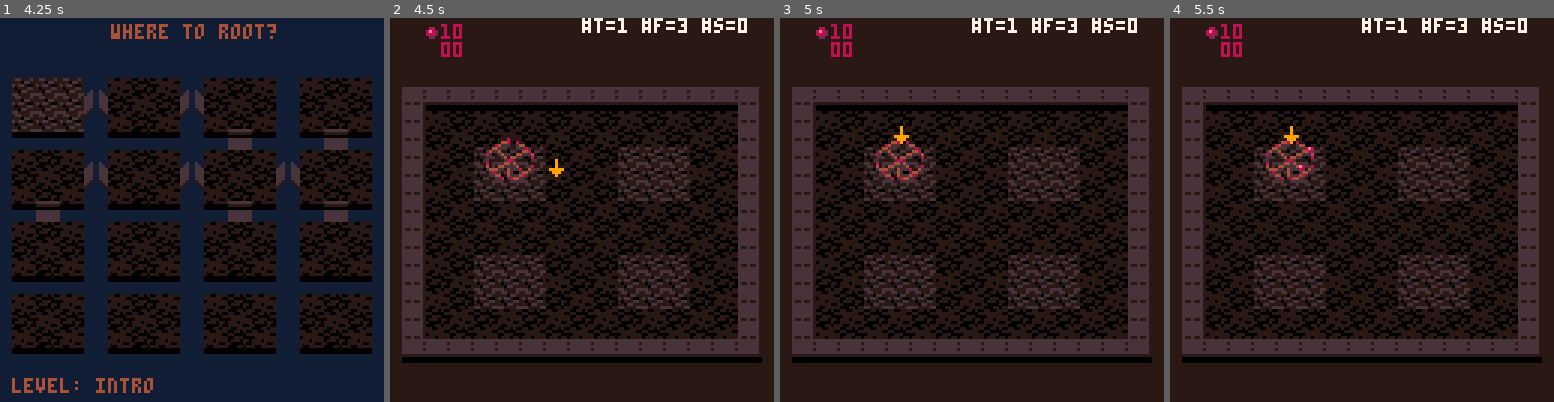
Above: before the commit, frames 1-4 (left to right).
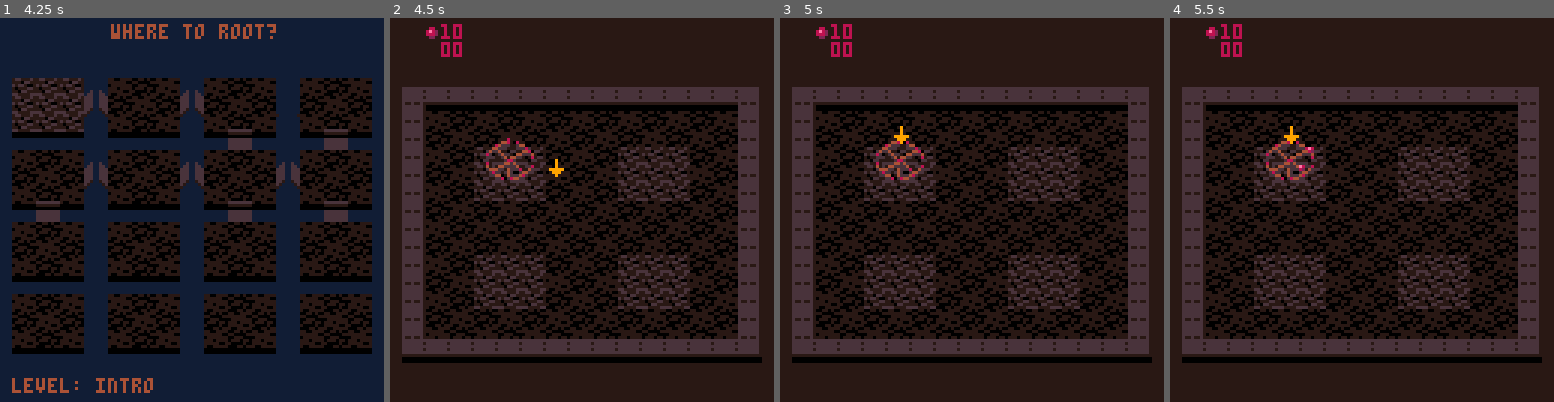
Above: after the commit, the same moments.

Repository: erwinbonsma/WhereToRootPico8
Game: PICO-8 cartridge wheretoroot.p8
The game is run twice, just before and just after one commit, with the same random seed, the same clock (stepped at 60 frames per second) and the same inputs.
Inputs:
- Up to frame 1 (4.25 s): tap O (Z key) at 0.33, 0.7, 1.43, 2.22, 3.1, 3.98 s; tap X (X key) at 1.07, 2.07, 2.4, 2.73, 3.07, 3.4, 3.73, 4.07 s; hold Left 1.97-2.37 s; hold Down 2.42-2.82 s; hold Right 2.87-3.53 s; hold Up 3.58-4.08 s; hold Right from 4.13 s (still down)
- Up to frame 2 (4.5 s): keep holding Right; tap X (X key) at 4.4 s
- Up to frame 3 (5 s): release Right at 4.53 s; hold Down from 4.58 s (still down); tap X (X key) at 4.73 s; tap O (Z key) at 4.87 s
- Up to frame 4 (5.5 s): tap X (X key) at 5.07, 5.4 s; release Down at 5.08 s; hold Left from 5.13 s (still down)

Frame 1 is identical in both runs. In frame 2, 0.7% of the frame differs, in the area x 50-93%, y 0-4%; in frame 3, 0.7%; in frame 4, 0.7%.

Commit message:
Remove debug HUD

Diff:
--- a/wheretoroot.p8
+++ b/wheretoroot.p8
@@ -2308,13 +2308,6 @@
    c=4
   end
  end
-
- local human=self.players[1]
- print(
-  "#t="..#human.trees..
-  " #f="..#human.fruit..
-  " #s="..#human.seeds,
-  64,0,7)
 end
 
 function _draw()
